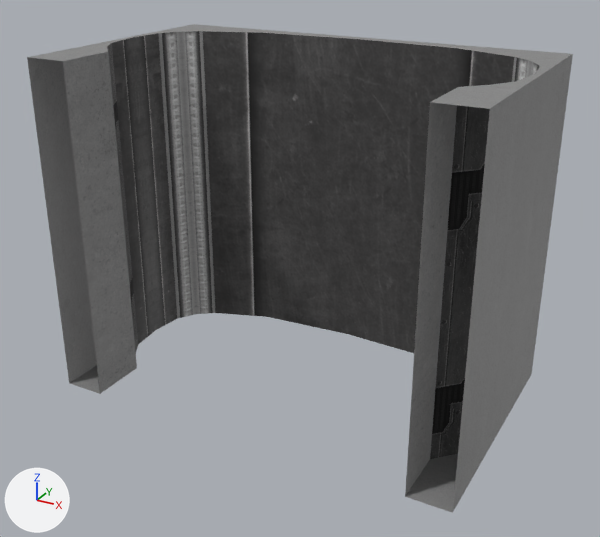
A saved change to the FBX model Assets/Prefabs/Environment/Meshes/Tunnel_pieces/TC_city_tunnel_straight_roadless.fbx.
One viewpoint serves both versions: a camera (50 mm lens) standing at (0.0868, -0.1291, 0.0698) and looking at (0.003, 0.0232, -0.0064). Every picture has the same lights, and +X, +Y and +Z are marked at lower left. Where no turn or scale is listed for an object, it has been applied to the vertices. Vertices at the same position are counted once.

The first picture shows 'TC_city_tunnel_straight_roadless'.
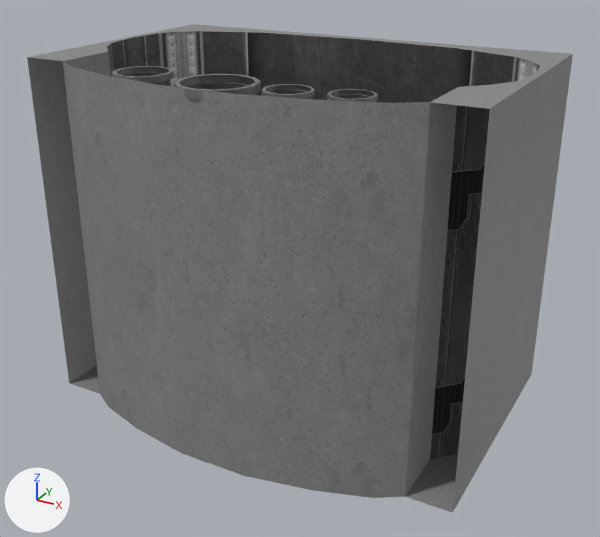
The change, as a diff of the scene's bpy script:
```diff
--- a/Assets/Prefabs/Environment/Meshes/Tunnel_pieces/TC_city_tunnel_straight_roadless.fbx.py
+++ b/Assets/Prefabs/Environment/Meshes/Tunnel_pieces/TC_city_tunnel_straight_roadless.fbx.py
@@ me_tc_city_tunnel_straight_roadless @@
 # used by ob_tc_city_tunnel_straight_roadless; location = (0.0, 0.0, 0.0)
 # verts and faces of me_tc_city_tunnel_straight_roadless; kept vertices keep their numbers, new ones are numbered from 52
 # before: 2 (-0.04, 0.0, 0.04) at pixel (62, 61), 3 (0.04, 0.0, 0.04) at pixel (429, 102), 12 (0.04, 0.0, -0.04) at pixel (405, 496), 31 (-0.04, 0.0, -0.04) at pixel (100, 393)
-me_tc_city_tunnel_straight_roadless.from_pydata(...)  # 52 vertices, 60 faces; spans x -0.05..0.05, y 0.0..0.06, z -0.04..0.04
+me_tc_city_tunnel_straight_roadless.from_pydata(...)  # 304 vertices, 259 faces; spans x -0.05..0.05, y -0.0105..0.06, z -0.04..0.04
+# me_tc_city_tunnel_straight_roadless part 1: a new loose piece of 60 vertices spanning x -0.0079..0.0079, y -0.0105..0.0053, z -0.04..0.04, in mat_material__highway_metal (picture img_additional_textures_metal_png)
+# me_tc_city_tunnel_straight_roadless part 2: a new loose piece of 60 vertices spanning x -0.0243..-0.0125, y -0.0069..0.0049, z -0.04..0.04, in mat_material__highway_metal (picture img_additional_textures_metal_png)
+# me_tc_city_tunnel_straight_roadless part 3: a new loose piece of 60 vertices spanning x 0.01..0.0193, y -0.0069..0.0025, z -0.04..0.04, in mat_material__highway_metal (picture img_additional_textures_metal_png)
+# me_tc_city_tunnel_straight_roadless part 4: a new loose piece of 60 vertices spanning x 0.0218..0.0305, y -0.0047..0.0039, z -0.04..0.04, in mat_material__highway_metal (picture img_additional_textures_metal_png)
+# me_tc_city_tunnel_straight_roadless part 5
+verts[52] = (0.0344, -0.0035, -0.04)  # pixel (372, 497)
+verts[53] = (-0.0344, -0.0035, -0.04)  # pixel (108, 406)
+verts[54] = (0.0228, -0.0073, -0.04)  # pixel (313, 490)
+verts[55] = (0.008, -0.01, -0.04)  # pixel (244, 475)
+verts[56] = (-0.008, -0.01, -0.04)  # pixel (182, 453)
+verts[57] = (-0.0228, -0.0073, -0.04)  # pixel (136, 428)
+for new, old in zip([*range(58, 64)], [*range(52, 58)]): verts[new] = verts[old] + (0.0, 0.0, 0.08)
+faces += [(3, 12, 52, 58), (2, 59, 53, 31), (52, 54, 60, 58), (53, 59, 63, 57), (56, 57, 63, 62), (55, 56, 62, 61)]  # mat_material__ground_png (picture img_ground_jpg)
+faces += [(54, 55, 61, 60)]  # mat_material__ground_png (picture img_ground_jpg)
+# me_tc_city_tunnel_straight_roadless part 6: 2 kept faces spanning x -0.04..0.04, y 0.0..0.0141, z -0.04..0.04 get new texture (UV) coordinates
 me_tc_city_tunnel_straight_roadless.materials.append(mat_material__ground_png)
```

Location of each change, [x1, y1, x2, y2] in pixels of the pictures (600 x 537 px):
part 1 of me_tc_city_tunnel_straight_roadless, added: after [174, 74, 261, 99]
part 2 of me_tc_city_tunnel_straight_roadless, added: after [112, 66, 174, 86]
part 3 of me_tc_city_tunnel_straight_roadless, added: after [262, 84, 315, 99]
part 4 of me_tc_city_tunnel_straight_roadless, added: after [327, 89, 378, 102]
part 5 of me_tc_city_tunnel_straight_roadless, added: after [63, 62, 430, 498]
part 6 of me_tc_city_tunnel_straight_roadless, surface changed: before [63, 62, 433, 496]; after [65, 62, 433, 496]
